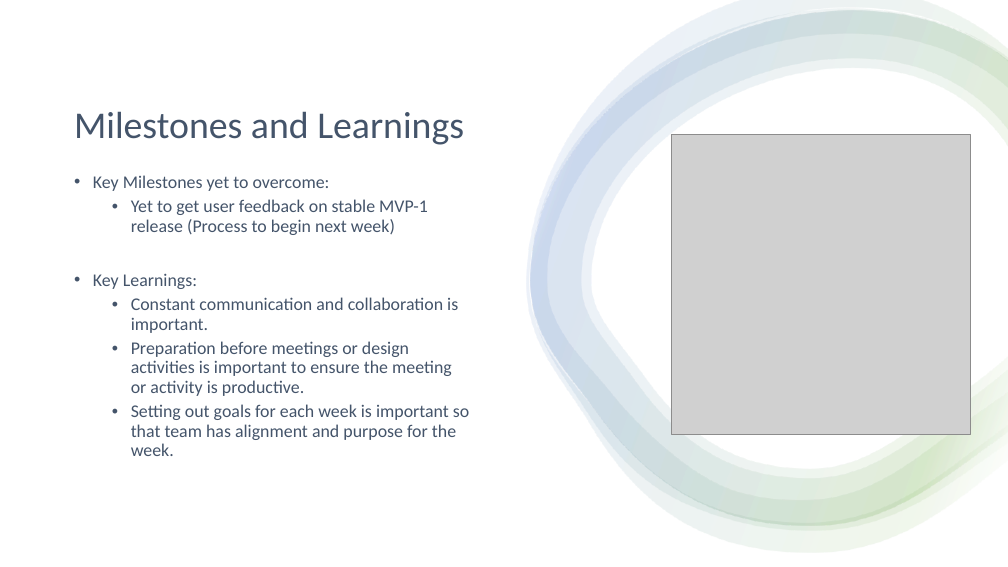
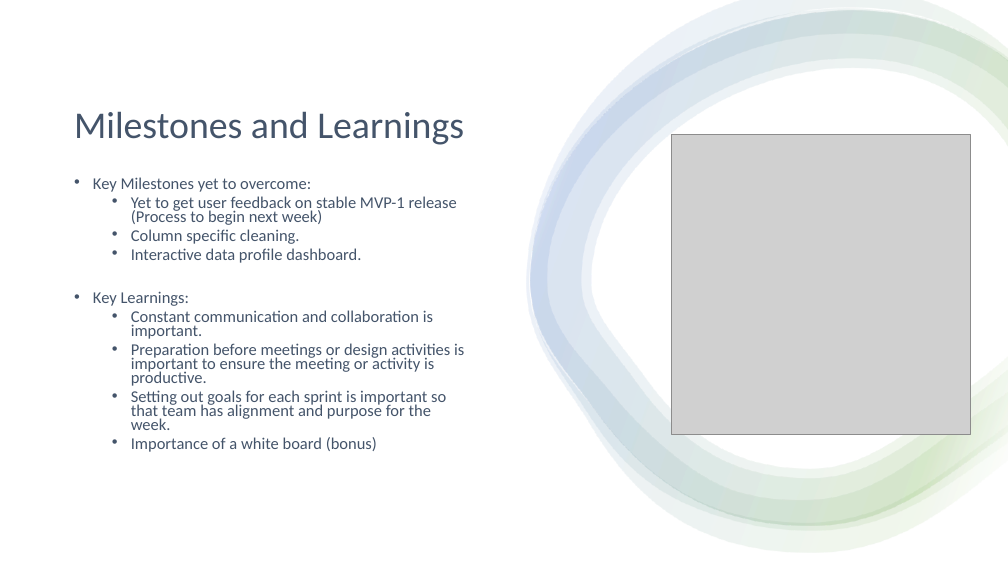
Before and after one commit to SeanMcCrossanTUD/TUD-Group-Project, a slide deck: slide 6 of Project supporting Artifacts/Friday Presentations/201023_friday_presentation.pptx. Drawn at 1008x567 pixels with LibreOffice and Linux fonts; fonts in the diff are those of the drawing; grey boxes stand for pictures. Boxes give left, top, right and bottom in pixels: in the first picture for what was removed or moved away, otherwise in the second. Text is boxed around its words. In the diff, an @@ line names an element or a change of style, - is before the commit and + after.

```diff
--- a/Project supporting Artifacts/Friday Presentations/201023_friday_presentation.pptx
+++ b/Project supporting Artifacts/Friday Presentations/201023_friday_presentation.pptx
@@ text at (x1=93, y1=196, x2=464, y2=386): size 17 to 15.7 pt in "Key Milestones yet to overcome:", "Yet to get user feedback on stable ...", "Key Learnings:", "Constant communication and collaboration is important." and 1 more places; line spacing 0.9 to 0.7 @@
@@ text at (x1=131, y1=229, x2=361, y2=263): paragraphs added @@
+  • Column specific cleaning.
+  • Interactive data profile dashboard.
@@ text at (x1=131, y1=390, x2=446, y2=452): text changed; size 17 to 15.7 pt @@
-  • Setting out goals for each week is important so that team has alignment and purpose for the week.
+  • Setting out goals for each sprint is important so that team has alignment and purpose for the week.
+  • Importance of a white board (bonus)
```
Also in this commit, not shown: 5 other slides changed, 1 slide added, 1 slide removed, 1 other file.
